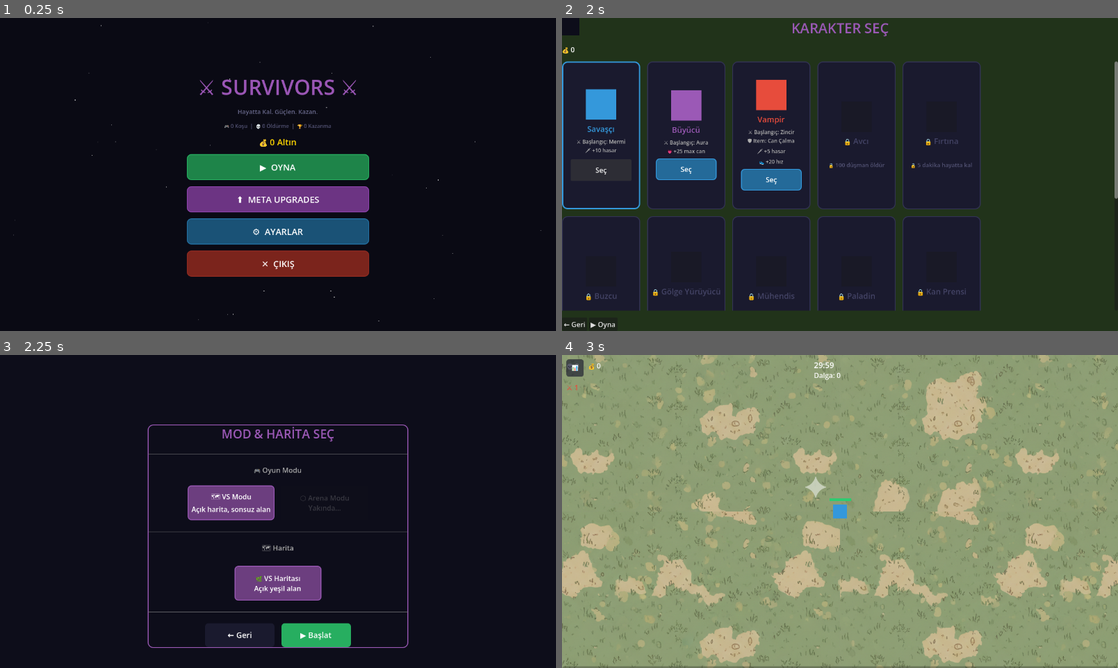
Above: before the commit, frames 1-4 (two rows, left to right).
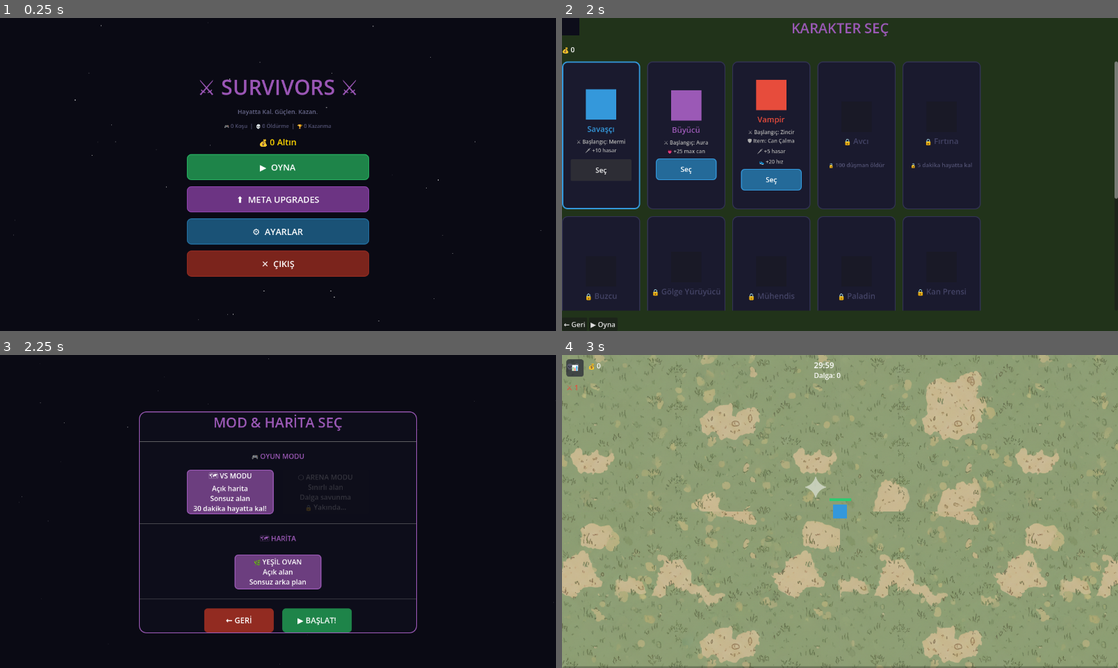
Above: after the commit, the same moments.

Repository: jegy911/survivors-clone
Game: Godot game, scene res://ui/main_menu.tscn
Same seed, same stepped clock (60 frames per second), same inputs: the game is played once before the commit and once after it. Sound files missing from this copy of the repository are replaced by a short silence.
Inputs:
- Up to frame 1 (0.25 s): no input
- Up to frame 2 (2 s): click "▶ OYNA" at 0.5 s; click "Seç" at 1.25 s
- Up to frame 3 (2.25 s): click "▶ Oyna" at 2 s
- Up to frame 4 (3 s): click "▶ Başlat" (after the commit: "▶ BAŞLAT!") at 2.75 s

Frames 1-2 are identical in both runs. In frame 3, 8.6% of the frame differs, in the area x 3-100%, y 1-99%; in frame 4, nothing differs.

Commit message:
Update game_mode_select.gd

Diff:
--- a/ui/game_mode_select.gd
+++ b/ui/game_mode_select.gd
@@ -7,14 +7,22 @@
 	var screen_size = get_viewport().get_visible_rect().size
 
 	var bg = ColorRect.new()
-	bg.color = Color("#0D0D1A")
+	bg.color = Color("#0A0A14")
 	bg.set_anchors_and_offsets_preset(Control.PRESET_FULL_RECT)
 	add_child(bg)
 
+	# Yıldız efekti
+	for i in 30:
+		var star = ColorRect.new()
+		star.size = Vector2(randf_range(1, 2), randf_range(1, 2))
+		star.color = Color(1, 1, 1, randf_range(0.1, 0.5))
+		star.position = Vector2(randf_range(0, screen_size.x), randf_range(0, screen_size.y))
+		bg.add_child(star)
+
 	var panel = PanelContainer.new()
-	panel.custom_minimum_size = Vector2(600, 400)
+	panel.custom_minimum_size = Vector2(640, 460)
 	panel.set_anchors_and_offsets_preset(Control.PRESET_CENTER)
-	panel.position -= Vector2(300, 200)
+	panel.position -= Vector2(320, 230)
 	var style = StyleBoxFlat.new()
 	style.bg_color = Color("#0D0D1A")
 	style.border_color = Color("#9B59B6")
@@ -22,22 +30,22 @@
 	style.border_width_right = 2
 	style.border_width_top = 2
 	style.border_width_bottom = 2
-	style.corner_radius_top_left = 12
-	style.corner_radius_top_right = 12
-	style.corner_radius_bottom_left = 12
-	style.corner_radius_bottom_right = 12
+	style.corner_radius_top_left = 16
+	style.corner_radius_top_right = 16
+	style.corner_radius_bottom_left = 16
+	style.corner_radius_bottom_right = 16
 	panel.add_theme_stylebox_override("panel", style)
 	add_child(panel)
 
 	var vbox = VBoxContainer.new()
 	vbox.alignment = BoxContainer.ALIGNMENT_CENTER
-	vbox.add_theme_constant_override("separation", 24)
+	vbox.add_theme_constant_override("separation", 20)
 	panel.add_child(vbox)
 
 	var title = Label.new()
 	title.text = "MOD & HARİTA SEÇ"
 	title.horizontal_alignment = HORIZONTAL_ALIGNMENT_CENTER
-	title.add_theme_font_size_override("font_size", 28)
+	title.add_theme_font_size_override("font_size", 32)
 	title.add_theme_color_override("font_color", Color("#9B59B6"))
 	vbox.add_child(title)
 
@@ -46,52 +54,52 @@
 
 	# Mod seçimi
 	var mode_label = Label.new()
-	mode_label.text = "🎮 Oyun Modu"
+	mode_label.text = "🎮 OYUN MODU"
 	mode_label.horizontal_alignment = HORIZONTAL_ALIGNMENT_CENTER
-	mode_label.add_theme_color_override("font_color", Color("#AAAAAA"))
+	mode_label.add_theme_color_override("font_color", Color("#9B59B6"))
+	mode_label.add_theme_font_size_override("font_size", 16)
 	vbox.add_child(mode_label)
 
 	var mode_row = HBoxContainer.new()
 	mode_row.alignment = BoxContainer.ALIGNMENT_CENTER
-	mode_row.add_theme_constant_override("separation", 16)
+	mode_row.add_theme_constant_override("separation", 20)
 	vbox.add_child(mode_row)
 
-	var vs_btn = _make_mode_button("🗺 VS Modu\nAçık harita, sonsuz alan", "vs", true)
-	var brotato_btn = _make_mode_button("⬡ Arena Modu\nYakında...", "arena", false)
+	var vs_btn = _make_mode_button("🗺 VS MODU\nAçık harita\nSonsuz alan\n30 dakika hayatta kal!", "vs", true)
+	var brotato_btn = _make_mode_button("⬡ ARENA MODU\nSınırlı alan\nDalga savunma\n🔒 Yakında...", "arena", false)
 	brotato_btn.disabled = true
-	brotato_btn.modulate.a = 0.4
+	brotato_btn.modulate.a = 0.35
 	mode_row.add_child(vs_btn)
 	mode_row.add_child(brotato_btn)
 
 	var sep2 = HSeparator.new()
 	vbox.add_child(sep2)
 
-	# Harita seçimi
+	# Harita
 	var map_label = Label.new()
-	map_label.text = "🗺 Harita"
+	map_label.text = "🗺 HARİTA"
 	map_label.horizontal_alignment = HORIZONTAL_ALIGNMENT_CENTER
-	map_label.add_theme_color_override("font_color", Color("#AAAAAA"))
+	map_label.add_theme_color_override("font_color", Color("#9B59B6"))
+	map_label.add_theme_font_size_override("font_size", 16)
 	vbox.add_child(map_label)
 
 	var map_row = HBoxContainer.new()
 	map_row.alignment = BoxContainer.ALIGNMENT_CENTER
-	map_row.add_theme_constant_override("separation", 16)
 	vbox.add_child(map_row)
 
-	var vs_map_btn = _make_mode_button("🌿 VS Haritası\nAçık yeşil alan", "vs_map", true)
+	var vs_map_btn = _make_mode_button("🌿 YEŞİL OVAN\nAçık alan\nSonsuz arka plan", "vs_map", true)
 	map_row.add_child(vs_map_btn)
 
 	var sep3 = HSeparator.new()
 	vbox.add_child(sep3)
 
-	# Alt butonlar
 	var btn_row = HBoxContainer.new()
 	btn_row.alignment = BoxContainer.ALIGNMENT_CENTER
-	btn_row.add_theme_constant_override("separation", 16)
+	btn_row.add_theme_constant_override("separation", 20)
 	vbox.add_child(btn_row)
 
-	var back_btn = _make_action_button("← Geri", Color("#1A1A2E"))
-	var play_btn = _make_action_button("▶ Başlat", Color("#27AE60"))
+	var back_btn = _make_action_button("← GERİ", Color("#922B21"))
+	var play_btn = _make_action_button("▶ BAŞLAT!", Color("#1E8449"))
 	back_btn.pressed.connect(_on_back)
 	play_btn.pressed.connect(_on_play)
 	btn_row.add_child(back_btn)
